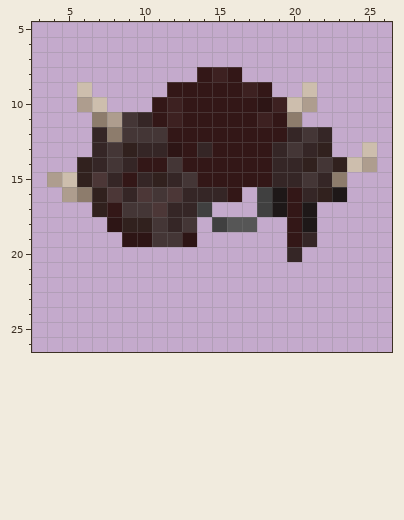
File history of a pixel-art sprite, Resources/Textures/_CP14/Clothing/Cloak/bone_cloak.rsi/icon.png. The picture above is the old version.
The file is 32x32 pixels. Colours within 5 levels of each other are drawn and written as one. Shown: x 3..26, y 5..26.
Now the later version:
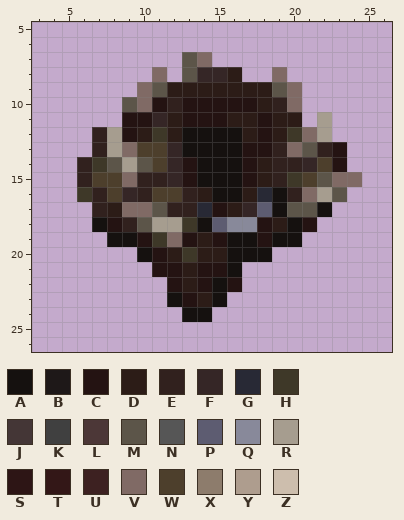
Palette (. is transparent): A #15110f  B #1e1818  C #241312  D #2c1c17  E #31211e  F #352626  G #282935  H #3e3828  J #443636  K #404040  L #4c3737  M #5c5549  N #565656  P #5d5c71  Q #88899a  R #a69d8f  S #2d1515  T #331717  U #3d2121  V #806a65  W #4d3f2c  X #8d7c6c  Y #ae9d8e  Z #cdbead
What changed:
@@ x 3..26 @@
  6 ........................
- 7 ........................
- 8 ...........TUT..........
- 9 ...Z.....TTTTTUT..Z.....
-10 ...YZ...TUTTTTTSUZY.....
-11 ....XYJFTUTTTTTUTX......
-12 ....FXJJJTTTTTTTTFJF....
-13 ....FJEFFSTFTTTTFJFE..Z.
-14 ...EFJFTTJTTTTTTFFEJEZY.
-15 .YZELFTFEFJTTTTTFFJFX...
-16 ..YXELFLJLFFFT.KBTFEB...
-17 ....ETJJLFFK...KBTB.....
-18 .....SEEJFJ.KNN..TB.....
-19 ......SSJJS......TF.....
-20 .................F......
-21 ........................
-22 ........................
-23 ........................
-24 ........................
+ 7 ..........MV............
+ 8 ........V.MFFD..V.......
+ 9 .......VMDDDDDDDMV......
+10 ......MVCECCCCCDEV......
+11 ......CCFDCCCDDCDD.R....
+12 ....ERCDHDAAAADCDHVR....
+13 ....ERVWWFAAAACCEVMEC...
+14 ...EHMRMWFCAAACDEEFWC...
+15 ...EWWVEEFCAAACDEHWMVV..
+16 ...HEWFEWWEDAADGAEVRM...
+17 ....EDVVMEEGCDFPAMMA....
+18 ....ACEMRRHAPQQCDAC.....
+19 .....AACHVCDCAACAA......
+20 .......ACDHDDAAA........
+21 ........CCDCCA..........
+22 .........CDCAC..........
+23 .........ACDA...........
+24 ..........AA............
 25 ........................
Pixel boxes of the changes (left, top, right, bottom) in both pictures:
changed: (47, 52, 377, 322)
